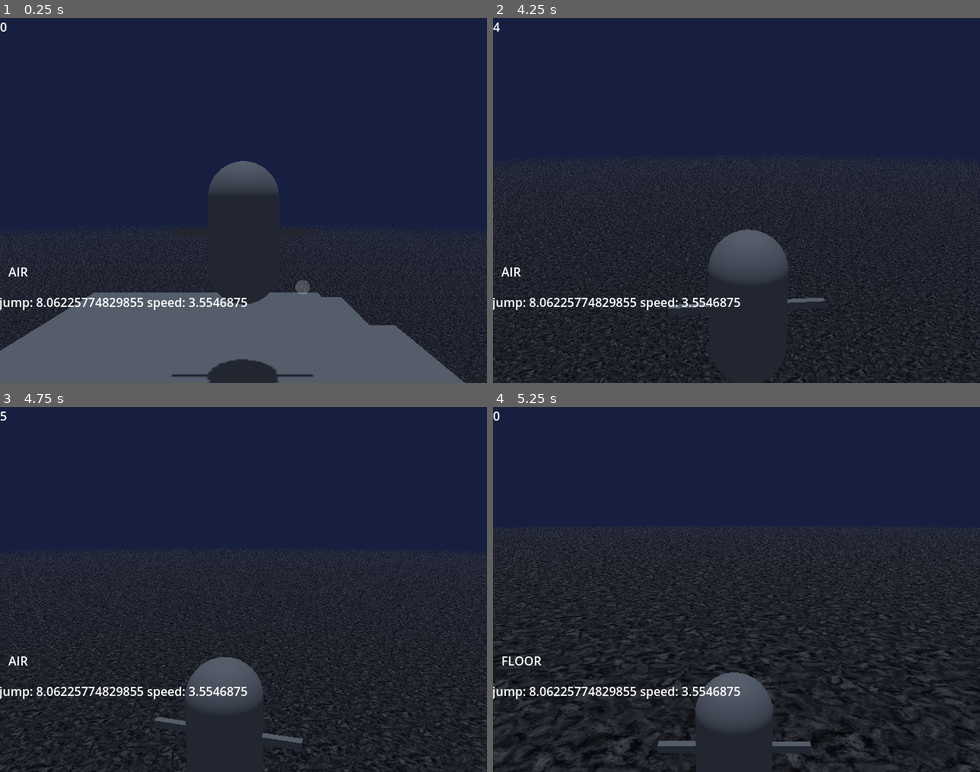
Above: before the commit, frames 1-4 (two rows, left to right).
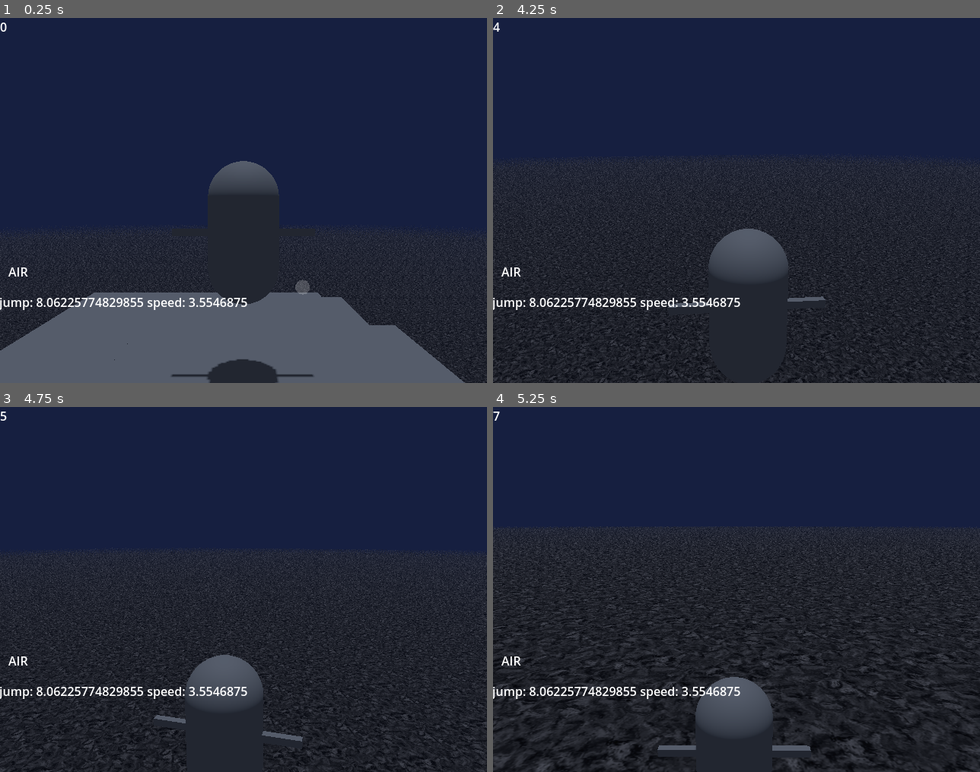
Above: after the commit, the same moments.

Repository: NoahChase/Sly-Cooper--A-Thief-in-Godot
Game: Godot game, scene res://Scenes/Worlds/hazard_room.tscn
Same seed, same stepped clock (60 frames per second), same inputs: the game is played once before the commit and once after it.
Inputs (mouse positions are in pixels of both pictures, inside the frame that each line leads up to):
- Up to frame 1 (0.25 s): no input
- Up to frame 2 (4.25 s): tap Enter (ui_accept) at 0.5, 0.6, 0.77, 1.07, 1.52, 1.55, 1.82, 2.1, 3.02, 3.05, 3.32, 3.6, 3.77, 4.07 s; move the mouse to (760, 200) at 0.52 s; hold Up (ui_up) from 0.53 s (still down); move the mouse to (712, 200) at 1.27 s; tap Q (circle) at 1.35, 2.85 s; move the mouse to (746, 193) at 2.02 s; move the mouse to (731, 207) at 2.77 s; move the mouse to (775, 204) at 3.52 s
- Up to frame 3 (4.75 s): keep holding Up (ui_up); move the mouse to (204, 585) at 4.27 s; tap Q (circle) at 4.35 s; tap Enter (ui_accept) at 4.52, 4.55 s
- Up to frame 4 (5.25 s): keep holding Up (ui_up); tap Enter (ui_accept) at 4.82, 5.1 s; move the mouse to (741, 589) at 5.02 s

Frame 1 is identical in both runs. In frame 2, 0.4% of the frame differs, in the area x 0-100%, y 37-97%; in frame 3, 5.9%; in frame 4, 8.9%, in the area x 0-100%, y 1-100%.

Commit message:
Better Double Jump
Small condition fix to make Sly's double jump a little more consistent

Also changed falling condition to game's velocity (6.5) instead of its old velocity (7) to make the change in gravity accurate.

Diff:
--- a/Scripts/player__sly.gd
+++ b/Scripts/player__sly.gd
@@ -106,7 +106,7 @@
 			#sly_mesh.anim_tree.set("parameters/Anim State/transition_request", "floor")
 		$RichTextLabel3.text = str("AIR")
 
-		if velocity.y > -7:
+		if velocity.y > -6.5:
 			gravmult = 2.5
 			#if jump_num <= 1:
 				#speed_mult = lerp(speed_mult, 1.125, 1)
@@ -237,7 +237,7 @@
 			#sly_mesh.anim_tree.set("parameters/Jump/request", 1)
 			air_mult = 1.0
 			speed_mult = 1.0
-			if velocity.y >= 0:
+			if velocity.y >= 2.75:
 				velocity.y += 2.75
 			else:
 				velocity.y += (-velocity.y) + 5.75
